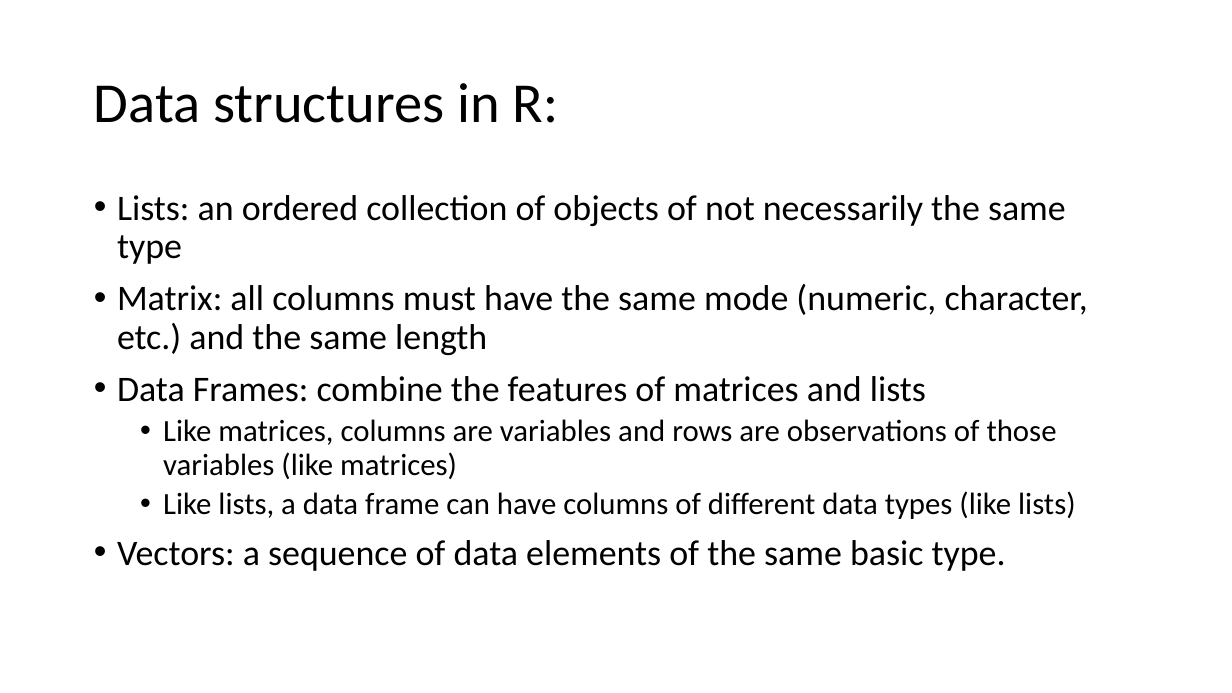
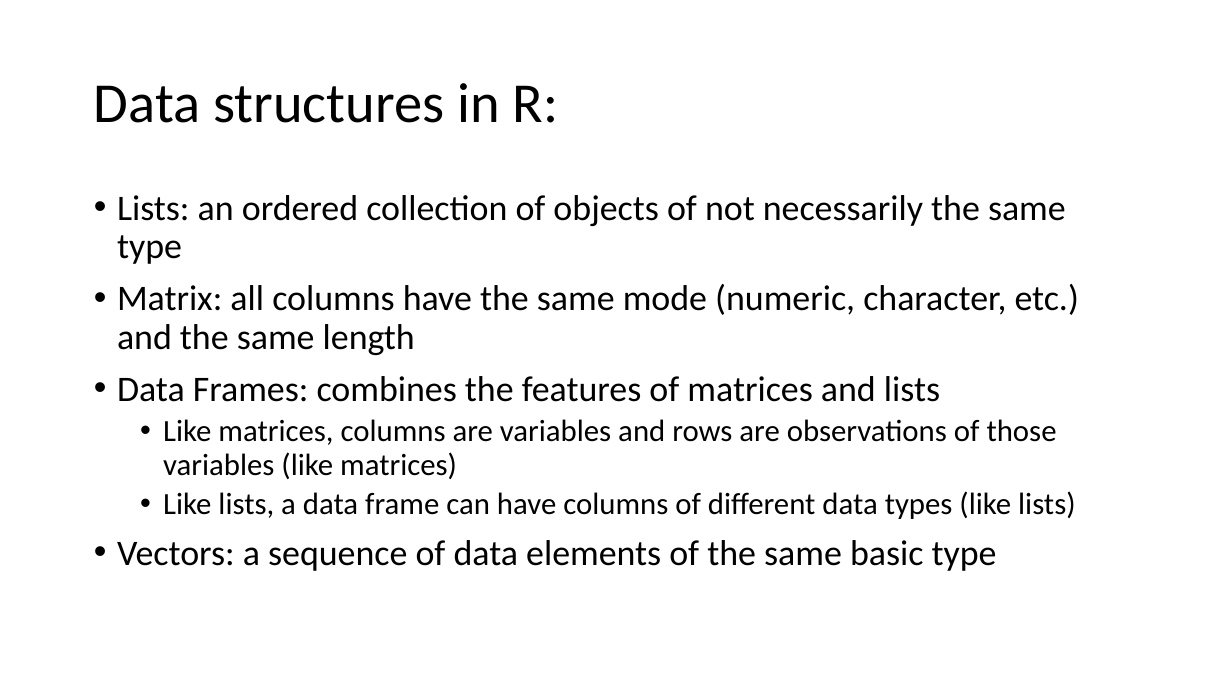
Before and after one commit to mike-babb/intro_to_r_studio, a slide deck: slide 8 of Introduction to R and RStudio.pptx. Drawn at 1232x693 pixels with LibreOffice and Linux fonts; fonts in the diff are those of the drawing. Boxes give left, top, right and bottom in pixels: in the first picture for what was removed or moved away, otherwise in the second. Text is boxed around its words. In the diff, an @@ line names an element or a change of style, - is before the commit and + after.

```diff
--- a/Introduction to R and RStudio.pptx
+++ b/Introduction to R and RStudio.pptx
@@ text at <box>117,284,1079,402</box>: text changed @@
-• Matrix: all columns must have the same mode (numeric, character, etc.) and the same length
-• Data Frames: combine the features of matrices and lists
+• Matrix: all columns have the same mode (numeric, character, etc.) and the same length
+• Data Frames: combines the features of matrices and lists
@@ text at <box>117,540,997,571</box>: text changed @@
-• Vectors: a sequence of data elements of the same basic type.
+• Vectors: a sequence of data elements of the same basic type
```
Also in this commit, not shown: 5 other slides changed, 2 other files.
